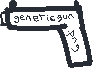
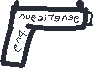
Layer changes from the first 93x68 image to the second:
painted on "Paint Layer 1" over [0, 0, 93, 68]
